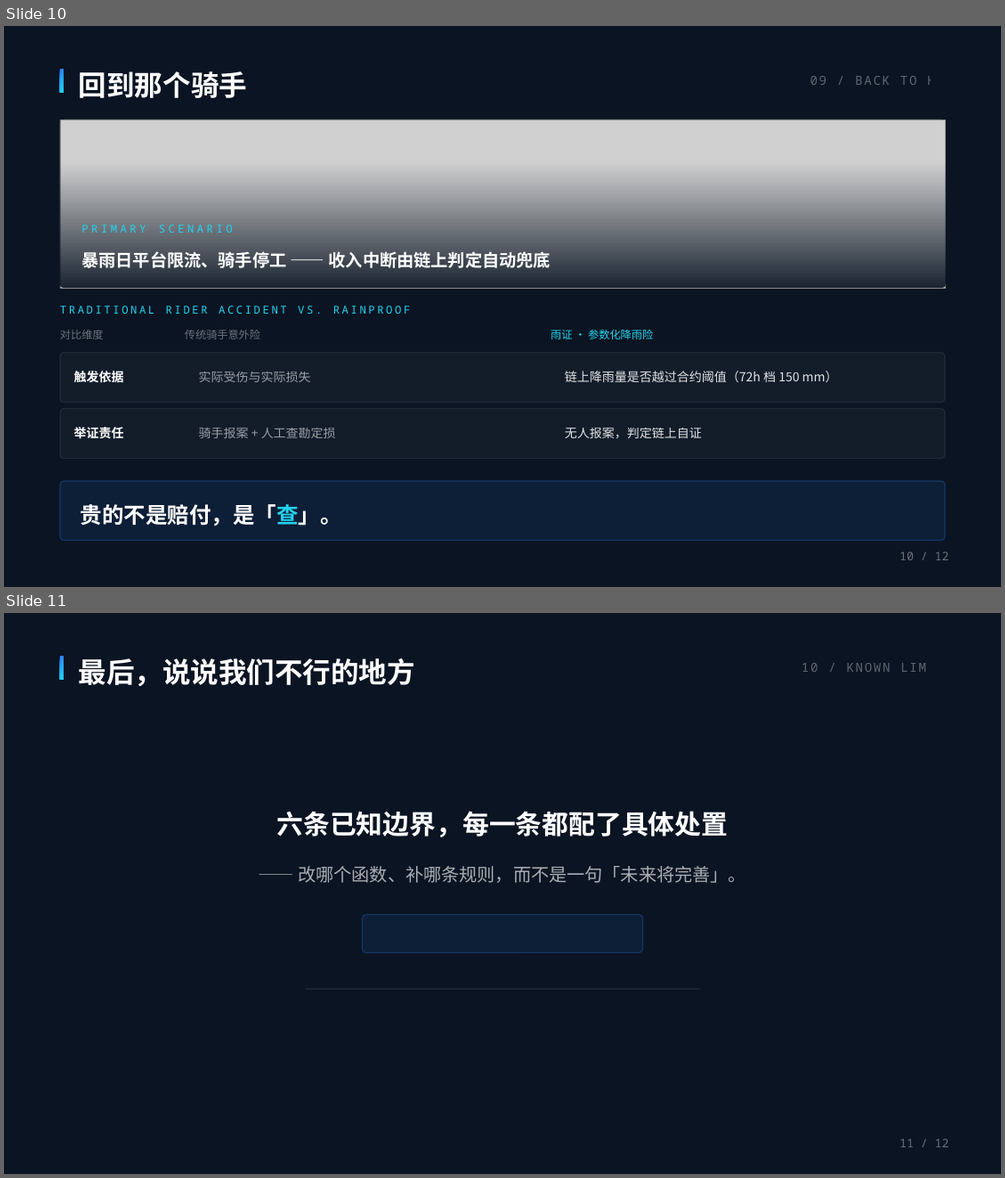
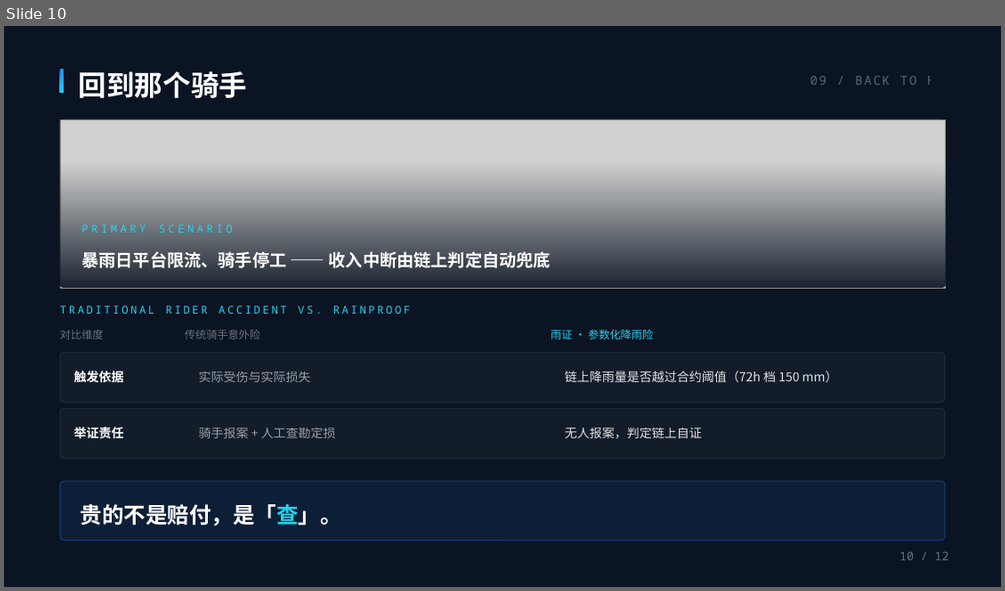
Before and after one commit to juice-butterfly/rainproof, a slide deck: 提交材料/雨证-路演PPT-叙事版-修订5.pptx. Shown one above the other, each under a label of ours: slides 10 and 11 before the commit, slide 10 after it. The pictures are 1005x1178 and 1005x591 pixels, drawn with LibreOffice and Linux fonts; fonts in the diff are those of the drawing; grey boxes stand for pictures. Boxes give left, top, right and bottom in pixels: in the first picture for what was removed or moved away, otherwise in the second. Text is boxed around its words. In the diff, an @@ line names an element or a change of style, - is before the commit and + after.

```diff
--- a/提交材料/雨证-路演PPT-叙事版-修订5.pptx
+++ b/提交材料/雨证-路演PPT-叙事版-修订5.pptx
@@ slide 11 removed at [4,613,1001,1174], background #0A1422 @@
@@ rectangle removed at [60,656,63,679] @@
@@ text removed at [79,658,415,686] @@
-最后，说说我们不行的地方
@@ text removed at [801,663,953,672] @@
-10 / KNOWN LIMITS
@@ text removed at [277,811,728,837] @@
-六条已知边界，每一条都配了具体处置
@@ text removed at [298,866,746,883] @@
-—— 改哪个函数、补哪条规则，而不是一句「未来将完善」。
@@ rounded rectangle removed at [362,915,643,952] @@
@@ freeform shape removed at [306,989,699,1043] @@
@@ text removed at [899,1138,949,1147] @@
-11 / 12
```
Also in this commit, not shown: 3 slides changed, 17 other files.
